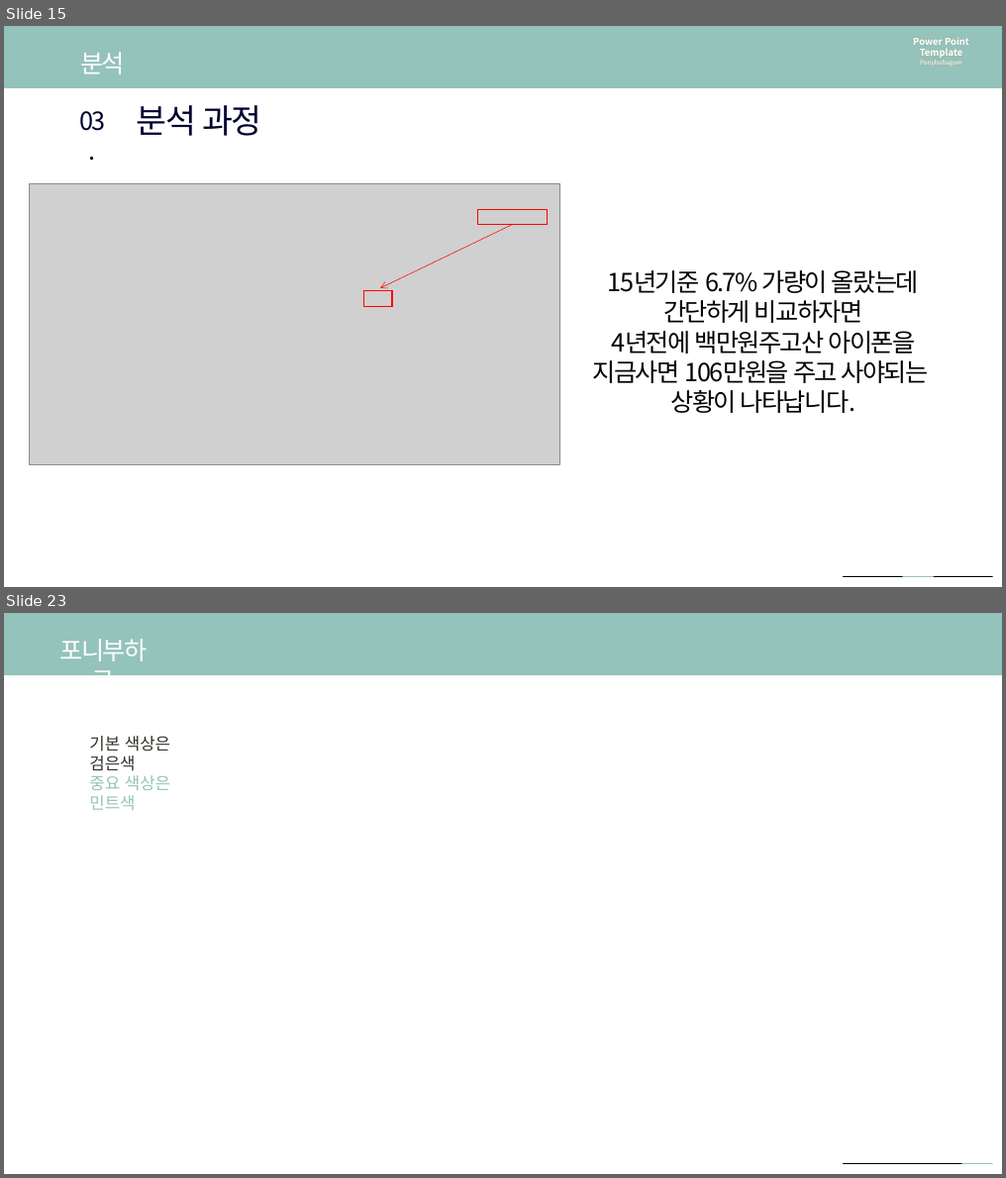
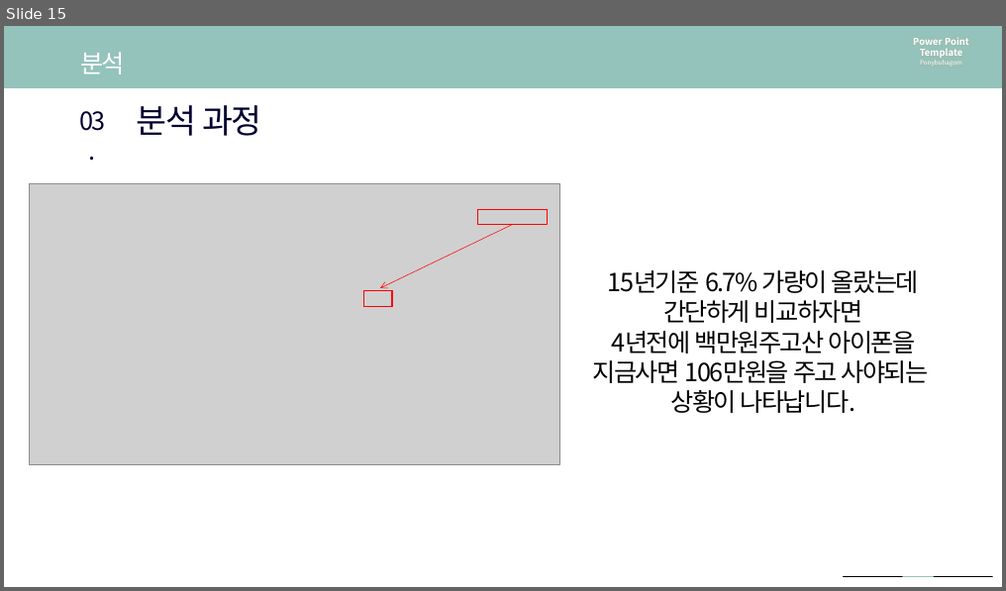
Before and after one commit to so-jeong0127/6-project, a slide deck: 6조 최종 PPT.pptx. Shown one above the other, each under a label of ours: slides 15 and 23 before the commit, slide 15 after it; the slides between them are not shown. The pictures are 1006x1178 and 1006x591 pixels, drawn with LibreOffice and Linux fonts; fonts in the diff are those of the drawing; grey boxes stand for pictures. Boxes give left, top, right and bottom in pixels: in the first picture for what was removed or moved away, otherwise in the second. Text is boxed around its words. In the diff, an @@ line names an element or a change of style, - is before the commit and + after.

```diff
--- a/6조 최종 PPT.pptx
+++ b/6조 최종 PPT.pptx
@@ slide 23 removed at bbox=[4, 613, 1002, 1174], background #94C3BB; not listed: 1 template element that a slide beside it also shows @@
@@ text removed at bbox=[60, 639, 148, 675] @@
-포니부하곰
@@ text removed at bbox=[89, 736, 170, 810] @@
-기본 색상은 검은색
-중요 색상은 민트색
@@ line removed from (844, 1164) to (873, 1164) @@
@@ line removed from (873, 1164) to (903, 1164) @@
@@ line removed from (903, 1164) to (933, 1164) @@
@@ line removed from (933, 1164) to (962, 1164) @@
@@ line removed from (962, 1164) to (992, 1164) @@
```
Also in this commit, not shown: 10 slides changed, 4 slides added, 2 other slides removed, 13 other files.
